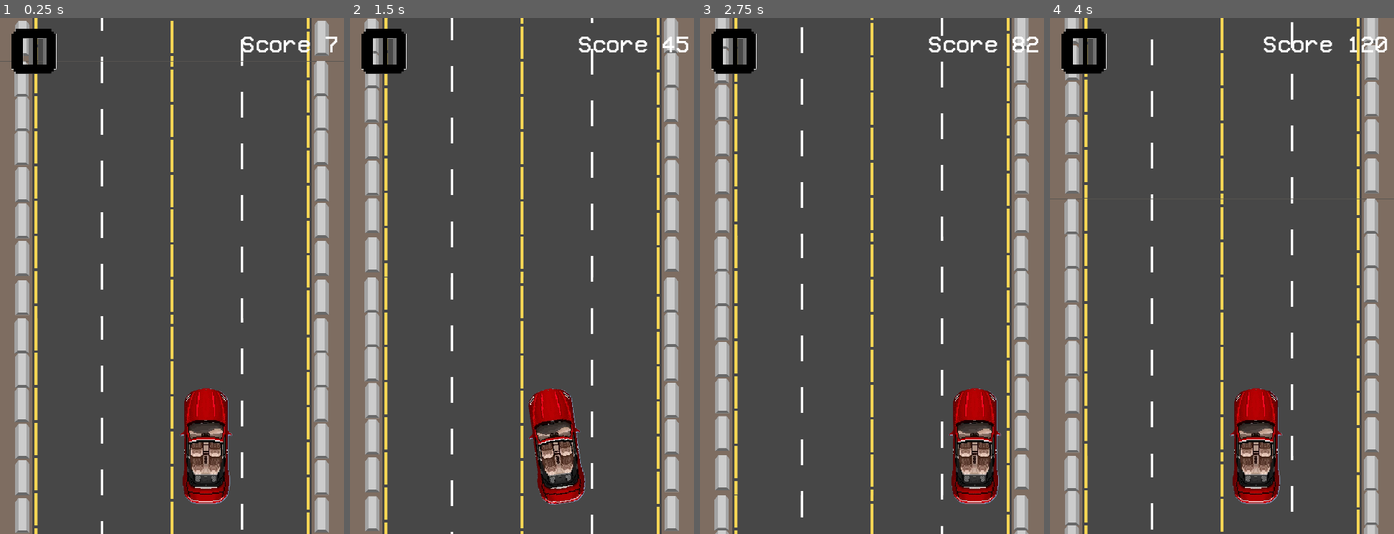
Above: before the commit, frames 1-4 (left to right).
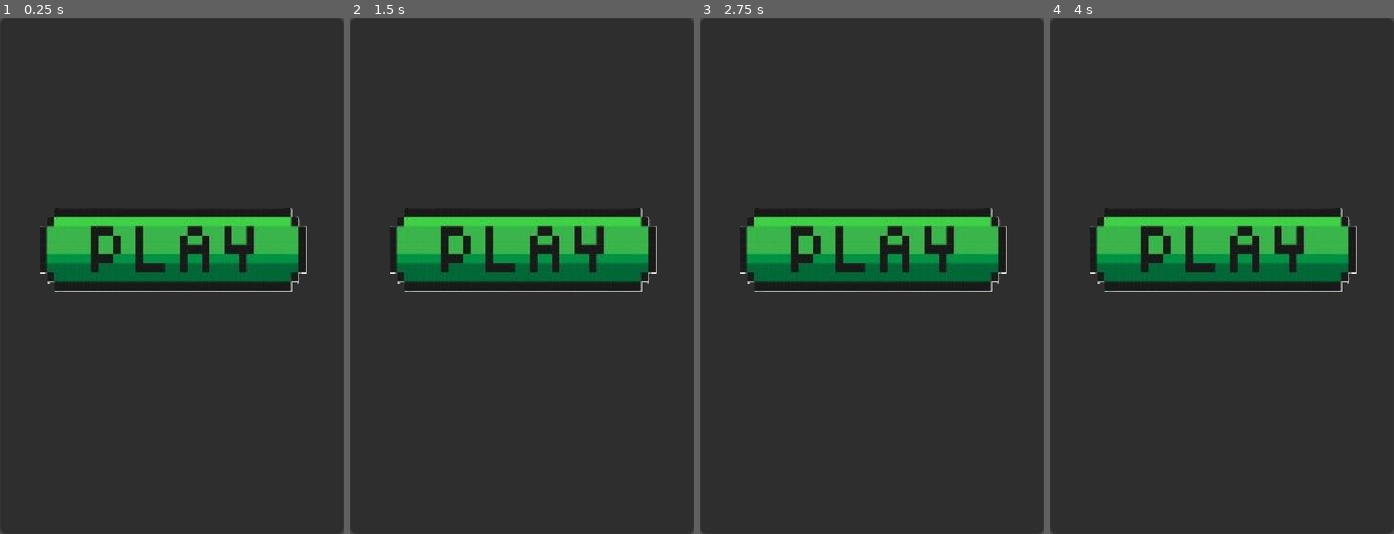
Above: after the commit, the same moments.

Repository: Maxsonin/Race-Game-for-Hackathon
Game: Godot game, scene res://scene/mainMenu/mainMenu.tscn
Same seed, same stepped clock (60 frames per second), same inputs: the game is played once before the commit and once after it. Before the commit the project starts from res://main.tscn.
Inputs:
- Up to frame 1 (0.25 s): no input
- Up to frame 2 (1.5 s): hold D (MoveRight) 0.53-1.28 s; hold A (MoveLeft) from 1.28 s (still down)
- Up to frame 3 (2.75 s): release A (MoveLeft) at 2.03 s; hold D (MoveRight) from 2.03 s (still down)
- Up to frame 4 (4 s): release D (MoveRight) at 3.53 s; hold A (MoveLeft) from 3.53 s (still down)

The runs differ from the first frame. In frame 1, 99% of the frame differs, in the area x 0-100%, y 0-100%; in frame 2, 99%; in frame 3, 99%; in frame 4, 99%.

Commit message:
aded manus

Diff:
--- a/PauseTSB.gd
+++ /dev/null
@@ -1,6 +0,0 @@
-extends TouchScreenButton
-
-# Called every frame. 'delta' is the elapsed time since the previous frame.
-func _process(delta):
-	if Input.is_action_just_pressed("Pause"):
-		get_tree().change_scene_to_file("res://pauseMenu.tscn")
--- a/project.godot
+++ b/project.godot
@@ -11,7 +11,7 @@
 [application]
 
 config/name="RaceGameHackathon"
-run/main_scene="res://main.tscn"
+run/main_scene="res://scene/mainMenu/mainMenu.tscn"
 config/features=PackedStringArray("4.2", "Mobile")
 config/icon="res://icon.svg"
 
--- /dev/null
+++ b/scene/main/main.gd
@@ -0,0 +1,54 @@
+extends Node
+
+@onready var car = $Car
+
+@onready var pause_menu = %PauseMenu
+var paused = false
+
+const VALUE_NEEDED_TO_CHANGE_ROAD = 32
+const TIME_NEEDED_TO_CHANGE_ROAD = 1
+
+var target_position_x: float = 0
+var target_rotation: float = 0
+
+var move_speed: float = 0
+var rotate_speed: float = 0
+
+func _ready():
+	pass
+
+func _process(delta):
+	if Input.is_action_just_pressed("Pause"):
+		pauseManu()
+	elif Input.is_action_just_pressed("MoveRight") and car.position.x < 120:
+		target_position_x = car.position.x + VALUE_NEEDED_TO_CHANGE_ROAD
+		move_speed = (VALUE_NEEDED_TO_CHANGE_ROAD / TIME_NEEDED_TO_CHANGE_ROAD)
+		target_rotation = 15
+		rotate_speed = (15 / TIME_NEEDED_TO_CHANGE_ROAD)
+	elif Input.is_action_just_pressed("MoveLeft") and car.position.x > 32:
+		target_position_x = car.position.x - VALUE_NEEDED_TO_CHANGE_ROAD
+		move_speed = (VALUE_NEEDED_TO_CHANGE_ROAD / TIME_NEEDED_TO_CHANGE_ROAD)
+		target_rotation = -15
+		rotate_speed = (15 / TIME_NEEDED_TO_CHANGE_ROAD)
+
+
+	if move_speed > 0 and !paused:
+		car.position.x = lerp(car.position.x, target_position_x, move_speed * delta)
+		car.rotation_degrees = lerp(car.rotation_degrees, target_rotation, rotate_speed * delta)
+
+		# Check if the car has reached the target rotation
+		if abs(car.rotation_degrees - target_rotation) < 1.0 and !paused:
+			# Reset target rotation and position
+			target_rotation = 0
+			target_position_x = car.position.x  # You may need to adjust this depending on your game logic
+			move_speed = (VALUE_NEEDED_TO_CHANGE_ROAD / TIME_NEEDED_TO_CHANGE_ROAD)  # Reset move speed as well
+
+func pauseManu():
+	if paused:
+		pause_menu.hide()
+		Engine.time_scale = 1
+	else:
+		pause_menu.show()
+		Engine.time_scale = 0
+
+	paused = !paused
--- /dev/null
+++ b/scene/main/main.tscn
@@ -0,0 +1,74 @@
+[gd_scene load_steps=11 format=3 uid="uid://psf0b7wkagio"]
+
+[ext_resource type="PackedScene" uid="uid://csg7h2gw70il0" path="res://player_car/car.tscn" id="1_4gxa1"]
+[ext_resource type="Script" path="res://scene/main/main.gd" id="1_eq3eq"]
+[ext_resource type="PackedScene" uid="uid://wdk54g4eoif" path="res://road/road.tscn" id="2_i6rvc"]
+[ext_resource type="PackedScene" uid="uid://c7ecwvcki3wrx" path="res://obstacles/car_obstacle.tscn" id="4_lc55x"]
+[ext_resource type="Script" path="res://player_car/car.gd" id="5_8x4oh"]
+[ext_resource type="PackedScene" uid="uid://di42gx55ot2rl" path="res://obstacles/sign_obstacle.tscn" id="5_blijo"]
+[ext_resource type="Texture2D" uid="uid://cofacbm5grmy6" path="res://imgs/buttons/pause.png" id="7_2qo1l"]
+[ext_resource type="PackedScene" uid="uid://cpt2foh0u5av1" path="res://scene/pause/pauseMenu.tscn" id="9_mlxa2"]
+
+[sub_resource type="RectangleShape2D" id="RectangleShape2D_hqm6q"]
+
+[sub_resource type="RectangleShape2D" id="RectangleShape2D_uowd2"]
+size = Vector2(165, 165)
+
+[node name="GameScene" type="Node"]
+script = ExtResource("1_eq3eq")
+
+[node name="Obstacles" type="Node" parent="."]
+
+[node name="CarObstacle" parent="Obstacles" instance=ExtResource("4_lc55x")]
+position = Vector2(31, 32)
+
+[node name="CarObstacle2" parent="Obstacles" instance=ExtResource("4_lc55x")]
+position = Vector2(97, 98)
+
+[node name="sign_obstacle" parent="Obstacles" instance=ExtResource("5_blijo")]
+position = Vector2(128, 32)
+
+[node name="sign_obstacle2" parent="Obstacles" instance=ExtResource("5_blijo")]
+position = Vector2(32, 112)
+
+[node name="Car" parent="." instance=ExtResource("1_4gxa1")]
+unique_name_in_owner = true
+position = Vector2(96, 199)
+script = ExtResource("5_8x4oh")
+
+[node name="Road" parent="." instance=ExtResource("2_i6rvc")]
+
+[node name="Control" type="Control" parent="."]
+layout_mode = 3
+anchors_preset = 15
+anchor_right = 1.0
+anchor_bottom = 1.0
+grow_horizontal = 2
+grow_vertical = 2
+size_flags_horizontal = 4
+
+[node name="ToRightTSB" type="TouchScreenButton" parent="Control"]
+position = Vector2(120, 120)
+scale = Vector2(4, 12)
+shape = SubResource("RectangleShape2D_hqm6q")
+action = "MoveRight"
+
+[node name="ToLeftTSB" type="TouchScreenButton" parent="Control"]
+position = Vector2(40, 120)
+scale = Vector2(4, 12)
+shape = SubResource("RectangleShape2D_hqm6q")
+action = "MoveLeft"
+
+[node name="PauseMenu" parent="." instance=ExtResource("9_mlxa2")]
+unique_name_in_owner = true
+visible = false
+
+[node name="PauseTSB" type="TouchScreenButton" parent="."]
+position = Vector2(5, 4)
+scale = Vector2(0.138, 0.138)
+texture_normal = ExtResource("7_2qo1l")
+texture_pressed = ExtResource("7_2qo1l")
+shape = SubResource("RectangleShape2D_uowd2")
+action = "Pause"
+
+[connection signal="pressed" from="PauseTSB" to="." method="_on_pause_tsb_pressed"]
--- /dev/null
+++ b/scene/mainMenu/mainMenu.tscn
@@ -0,0 +1,23 @@
+[gd_scene load_steps=4 format=3 uid="uid://buoepdxuniwqa"]
+
+[ext_resource type="Texture2D" uid="uid://cbju707rcythk" path="res://imgs/buttons/play.png" id="1_duwx3"]
+[ext_resource type="Script" path="res://scene/mainMenu/playTSB.gd" id="2_bqjyl"]
+
+[sub_resource type="RectangleShape2D" id="RectangleShape2D_0wxr4"]
+size = Vector2(286, 88)
+
+[node name="MainMenu" type="Node2D"]
+
+[node name="Panel" type="Panel" parent="."]
+offset_right = 160.0
+offset_bottom = 240.0
+
+[node name="playTSB" type="TouchScreenButton" parent="Panel"]
+position = Vector2(17, 85)
+scale = Vector2(0.447183, 0.55814)
+texture_normal = ExtResource("1_duwx3")
+texture_pressed = ExtResource("1_duwx3")
+shape = SubResource("RectangleShape2D_0wxr4")
+script = ExtResource("2_bqjyl")
+
+[connection signal="pressed" from="Panel/playTSB" to="Panel/playTSB" method="_on_pressed"]
--- /dev/null
+++ b/scene/mainMenu/playTSB.gd
@@ -0,0 +1,5 @@
+extends TouchScreenButton
+
+
+func _on_pressed():
+	get_tree().change_scene_to_file("res://scene/main/main.tscn")
--- /dev/null
+++ b/scene/pause/Control.gd
@@ -0,0 +1,7 @@
+extends Control
+
+@onready var main = $"../../../"
+
+func _on_manu_tsb_pressed():
+	main.pauseManu()
+	get_tree().change_scene_to_file("res://scene/mainMenu/mainMenu.tscn")
--- /dev/null
+++ b/scene/pause/pauseMenu.tscn
@@ -0,0 +1,67 @@
+[gd_scene load_steps=7 format=3 uid="uid://cpt2foh0u5av1"]
+
+[ext_resource type="FontFile" uid="uid://chflfac1g7d6v" path="res://fonts/VCR_OSD_MONO_1.001.ttf" id="1_b4ko6"]
+[ext_resource type="Script" path="res://scene/pause/Control.gd" id="2_bn5o4"]
+[ext_resource type="Texture2D" uid="uid://bn5wedmcrc878" path="res://imgs/buttons/continue.png" id="2_w6rnb"]
+[ext_resource type="Texture2D" uid="uid://dwpdja8vewxj1" path="res://imgs/buttons/manu.png" id="4_l8gbf"]
+
+[sub_resource type="RectangleShape2D" id="RectangleShape2D_fhb15"]
+size = Vector2(450, 174)
+
+[sub_resource type="RectangleShape2D" id="RectangleShape2D_ytpl5"]
+size = Vector2(547, 243)
+
+[node name="PauseMenu" type="Node2D"]
+
+[node name="Panel" type="Panel" parent="."]
+offset_right = 160.0
+offset_bottom = 240.0
+size_flags_vertical = 4
+
+[node name="Label" type="Label" parent="Panel"]
+texture_filter = 5
+texture_repeat = 1
+layout_mode = 1
+anchors_preset = 5
+anchor_left = 0.5
+anchor_right = 0.5
+offset_left = -80.0
+offset_top = 52.0
+offset_right = 80.0
+offset_bottom = 81.0
+grow_horizontal = 2
+theme_override_fonts/font = ExtResource("1_b4ko6")
+theme_override_font_sizes/font_size = 30
+text = "PAUSE
+"
+horizontal_alignment = 1
+vertical_alignment = 1
+uppercase = true
+
+[node name="Control" type="Control" parent="Panel"]
+anchors_preset = 0
+offset_right = 40.0
+offset_bottom = 40.0
+script = ExtResource("2_bn5o4")
+
+[node name="continueTSB" type="TouchScreenButton" parent="Panel/Control"]
+unique_name_in_owner = true
+z_index = 3
+texture_filter = 1
+position = Vector2(39, 84)
+scale = Vector2(0.185, 0.185)
+texture_normal = ExtResource("2_w6rnb")
+texture_pressed = ExtResource("2_w6rnb")
+shape = SubResource("RectangleShape2D_fhb15")
+action = "Pause"
+
+[node name="manuTSB" type="TouchScreenButton" parent="Panel/Control"]
+unique_name_in_owner = true
+position = Vector2(41, 119)
+scale = Vector2(0.144, 0.144)
+texture_normal = ExtResource("4_l8gbf")
+texture_pressed = ExtResource("4_l8gbf")
+shape = SubResource("RectangleShape2D_ytpl5")
+
+[connection signal="pressed" from="Panel/Control/continueTSB" to="Panel/Control" method="_on_continue_tsb_pressed"]
+[connection signal="pressed" from="Panel/Control/manuTSB" to="Panel/Control" method="_on_manu_tsb_pressed"]
Binary file added: imgs/buttons/play.png
Not shown, added: imgs/buttons/play.png.import
